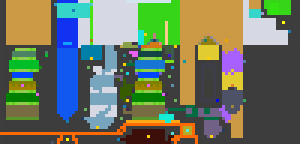
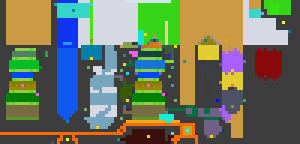
Comparing the layer stacks of the two (300, 144) images. Changes:
renamed "Layer" to "biome_map.png", showed it, painted on it over 219, 48, 282, 84
removed layer "Pasted Layer" over 219, 48, 282, 84
